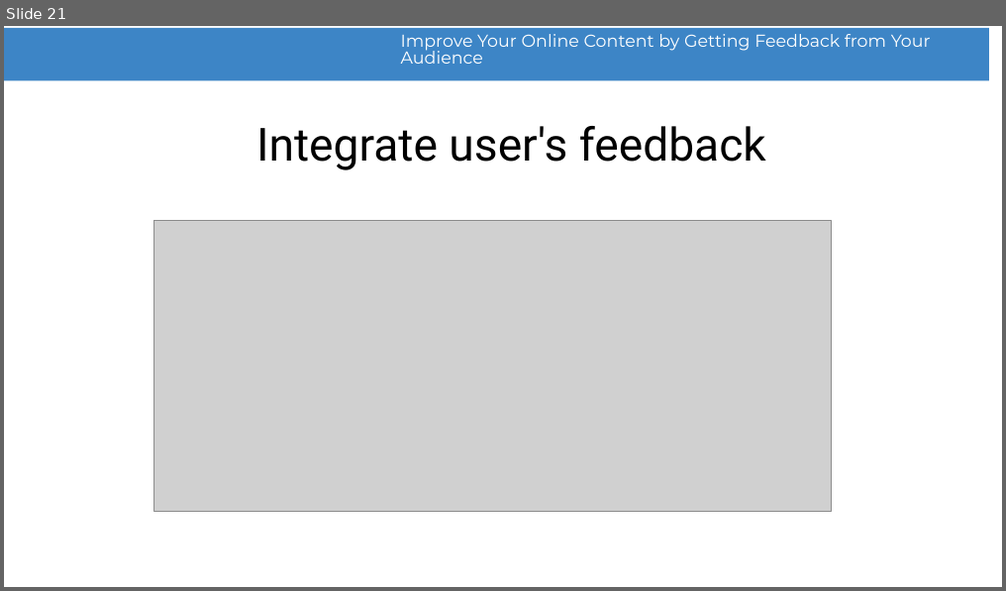
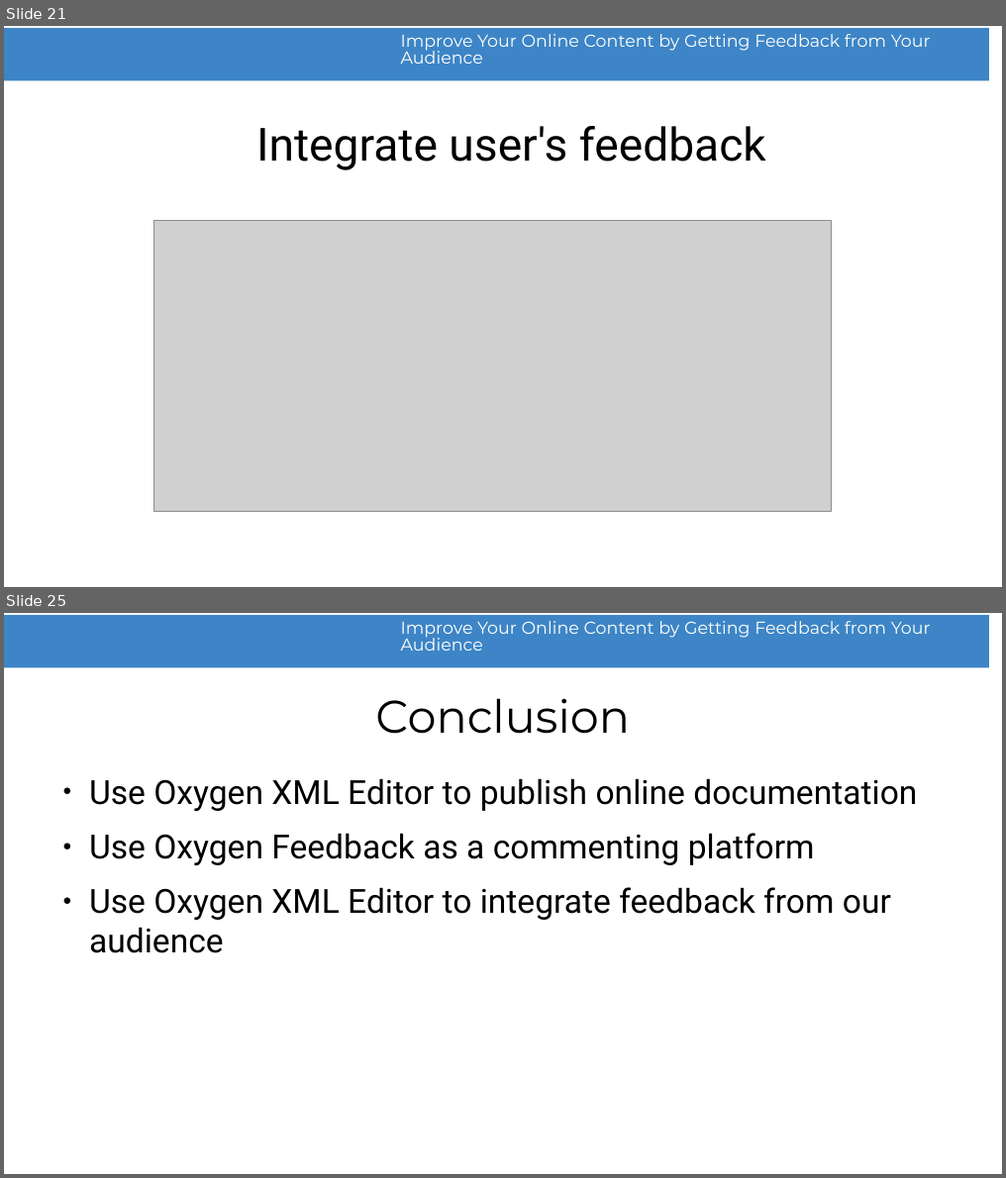
Before and after one commit to radu-pisoi/feedback-presentation, a slide deck: presentation/feedback-demo.odp. Shown one above the other, each under a label of ours: slide 21 before the commit, slides 21 and 25 after it; the slides between them are not shown. The pictures are 1006x591 and 1006x1178 pixels, drawn with LibreOffice and Linux fonts; fonts in the diff are those of the drawing; grey boxes stand for pictures; background and template pictures are left out. Boxes give left, top, right and bottom in pixels: in the first picture for what was removed or moved away, otherwise in the second. Text is boxed around its words. In the diff, an @@ line names an element or a change of style, - is before the commit and + after.

Commit message:
Feedback discussions

```diff
--- a/presentation/feedback-demo.odp
+++ b/presentation/feedback-demo.odp
@@ slide 25 added at box(4, 613, 1002, 1174), background #FFFFFF; not listed: 2 template elements that a slide beside it also shows @@
@@ title added at box(375, 698, 630, 734), 44 pt, text #000000 @@
+Conclusion
@@ text added at box(89, 778, 917, 954), 32 pt, text #000000 @@
+● Use Oxygen XML Editor to publish online documentation
+● Use Oxygen Feedback as a commenting platform
+● Use Oxygen XML Editor to integrate feedback from our audience
```
Also in this commit, not shown: 1 slide changed, 3 other slides added, 4 slides removed.
